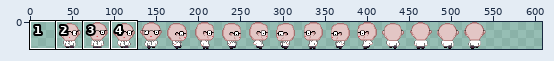
Sprite sheet -- Assets/character.png. Above: a wide view before the commit, with the close-up outlined.
Close-up. Earlier state:
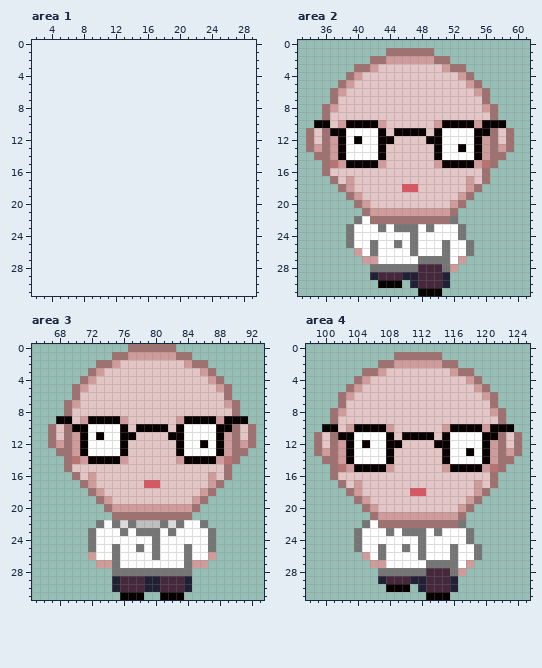
The file is 512x32 pixels. Shown: area 1: x 2..29, y 0..31; area 2: x 33..61, y 0..31; area 3: x 65..93, y 0..31; area 4: x 98..125, y 0..31. The old version is drawn lined up with the new one, on the new canvas. The commit also changed other parts of the picture, which this record leaves out.
After:
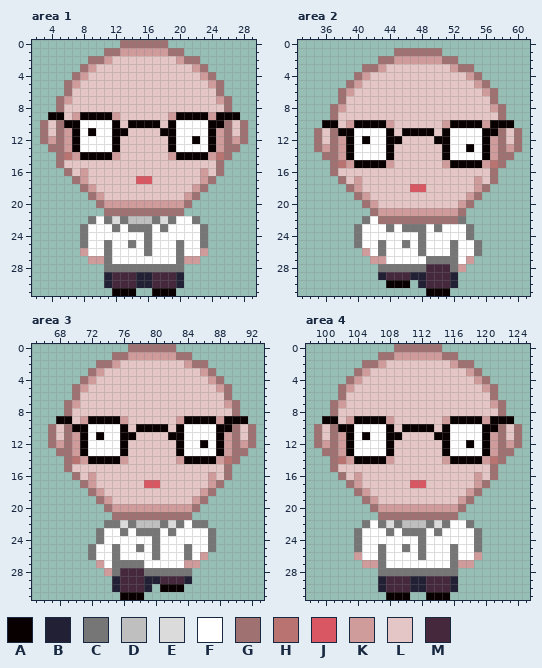
Palette (. is transparent): A #080000  B #222034  C #767676  D #bfbfbf  E #dbdbdb  F #ffffff  G #9f7271  H #b97371  J #d95763  K #cf9c9b  L #e3c6c5  M #45283c
Diff:
canvas 512x32 -> 608x32, the old top-left corner now at 32,0
Area 1:
y 0: x 13..18 ...... -> GGGGGG
y 1: x 11..20 .......... -> GGKKKKKKGG
y 2: x 9..22 .............. -> GGKLLLLLLLLKGG
y 3: x 8..23 ................ -> GKLLLLLLLLLLLLKG
y 4: x 7..24 .................. -> GKLLLLLLLLLLLLLLKG
y 5: x 6..25 .................... -> GKLLLLLLLLLLLLLLLLKG
y 6: x 6..25 .................... -> GLLLLLLLLLLLLLLLLLLG
y 7: x 5..26 ...................... -> GKLLLLLLLLLLLLLLLLLLKG
y 8: x 5..26 ...................... -> GLLLLLLLLLLLLLLLLLLLLG
y 9: x 4..27 ........................ -> AALKAAAAKLLLLLLKAAAAKAAA
y 10: x 3..28 .......................... -> GLGAAFFFFALAAAALAFFFFAAGLG
y 11: x 3..28 .......................... -> GLGKAFAFFAALLLLAAFFFFAKGLG
y 12: x 3..28 .......................... -> GKGKAFFFFALLLLLLAFFAFAKGKG
y 13: x 4..27 ........................ -> GGKAFFFFALLLLLLAFFFFAKGG
y 14: x 5..26 ...................... -> GHKAAAAKLLLLLLKAAAAKHG
y 15: x 5..25 ..................... -> GLLLLLLLLLLLLLLLLLLLG
y 16: x 6..25 .................... -> GLKLLLLLLLLLLLLLLKLG
y 17: x 7..24 .................. -> GKLLLLLLJJLLLLLLKG
y 18: x 8..23 ................ -> GKLLLLLLLLLLLLKG
y 19: x 9..22 .............. -> GKLLLLLLLLLLKG
y 20: x 10..21 ............ -> GKKKKKKKKKKG
y 21: x 11..20 .......... -> GGGGGGGGGG
y 22: x 9..22 .............. -> CFCECDDDCECFFC
y 23: x 8..23 ................ -> CFFFCFCCCFCFFFFC
y 24: x 8..23 ................ -> CFFFFFFFCFFFFFFC
y 25: x 8..23 ................ -> CFFCFFCFCFFFCFFC
y 26: x 8..23 ................ -> KFFCFFFFCFFFCFFK
y 27: x 9..22 .............. -> KKCFFFFFFFFCKK
y 28: x 11..20 .......... -> CCCCCCCCCC
y 29..30: x 11..20 .......... -> BMMMBBMMMB
y 31: x 12..14 ... -> AAA; x 17..19 ... -> AAA
Area 2:
y 1: x 44 G -> .; x 50 . -> G
y 2: x 42 G -> .; x 44 K -> G; x 50 G -> K; x 52 . -> G
y 3: x 40 G -> .; x 42..43 KL -> GK; x 51..52 KG -> LK; x 54 . -> G
y 4: x 39..41 GKL -> .GK; x 53..55 KG. -> LKG
y 5: x 38..40 GKL -> .GK; x 54..56 KG. -> LKG
y 6: x 37..39 GKL -> .GK; x 55..57 KG. -> LKG
y 7: x 37..38 GL -> .G; x 56..57 G. -> LG
y 8: x 36..38 GKL -> .GK; x 56..58 KG. -> LKG
y 9: x 36..37 GL -> .G; x 57..58 G. -> LG
y 10: x 35 A -> .; x 37..39 LKA -> ALK; x 43..44 KL -> AK; x 50..51 KA -> LK; x 55..56 KA -> AK; x 59 . -> A
y 11: x 34..37 GLGA -> .GLG; x 39 F -> A; x 43..45 ALA -> FAL; x 49..51 LAF -> ALA; x 55 A -> F; x 57..60 GLG. -> AGLG
y 12: x 34..41 GLGKAFAF -> .GLGKAFA; x 43 A -> F; x 45 L -> A; x 49 A -> L; x 51 F -> A; x 55..60 AKGLG. -> FAKGLG
y 13: x 34..39 GKGKAF -> .GKGKA; x 43..44 AL -> FA; x 50..51 AF -> LA; x 53..60 AFAKGKG. -> FAFAKGKG
y 14: x 35 G -> .; x 37..39 KAF -> GKA; x 43..44 AL -> FA; x 50..51 AF -> LA; x 55..57 AKG -> FAK; x 59 . -> G
y 15: x 36..39 GHKA -> .GHK; x 43..44 KL -> AK; x 50..51 KA -> LK; x 55..58 KHG. -> AKHG
y 16: x 36..37 GL -> .G; x 56..57 G. -> LG
y 17: x 37..40 GLKL -> .GLK; x 54..57 KLG. -> LKLG
y 18: x 38..40 GKL -> .GK; x 46 J -> L; x 48 L -> J; x 54..56 KG. -> LKG
y 19: x 39..41 GKL -> .GK; x 53..55 KG. -> LKG
y 20: x 40..42 GKL -> .GK; x 52..54 KG. -> LKG
y 21: x 41..42 GK -> .G; x 52..53 G. -> KG
y 22: x 40..42 CFG -> .CF; x 52..53 C. -> GC
y 23: x 39..40 CF -> .C; x 43..45 CFC -> FCF; x 48..50 FCF -> CFC; x 53..54 C. -> FC
y 24: x 39..40 CF -> .C; x 47..48 CF -> FC; x 53..54 C. -> FC
y 25: x 39..40 CF -> .C; x 42..43 CF -> FC; x 45..48 CFCF -> FCFC; x 51..52 CF -> FC; x 54..55 C. -> FC
y 26: x 40..43 KFCF -> .KFC; x 47..48 CF -> FC; x 51..52 CF -> FC; x 54..55 C. -> FC
y 27: x 41 K -> .; x 43 F -> K; x 48 C -> F; x 52..54 FK. -> CFK
y 28: x 42 C -> .; x 48 M -> C; x 51..53 CK. -> MCK
y 29: x 42..43 BM -> .B; x 46 B -> M; x 48 M -> B; x 51..52 B. -> MB
y 30: x 43 A -> .; x 46..48 .BM -> A.B; x 51..52 B. -> MB
y 31: x 48 A -> .; x 51 . -> A
Area 3:
y 22: x 73..74 CF -> .C; x 85 F -> C
y 23..24: x 72..73 CF -> .C
y 26: x 72 K -> C; x 86..87 FK -> K.
y 27: x 74 K -> F; x 76..78 FFF -> CCC; x 84 C -> K; x 86 K -> .
y 28: x 74 . -> K; x 76..78 CCC -> MMM
y 30: x 80..84 BMMMB -> .AAA.
y 31: x 81..83 AAA -> ...
Area 4:
y 0: x 109..114 ...... -> GGGGGG
y 1: x 107..116 ..GGGGGG.. -> GGKKKKKKGG
y 2: x 105..118 ..GGKKKKKKGG.. -> GGKLLLLLLLLKGG
y 3: x 104..107 .GGK -> GKLL; x 116..119 KGG. -> LLKG
y 4: x 103..105 .GK -> GKL; x 118..120 KG. -> LKG
y 5: x 102..104 .GK -> GKL; x 119..121 KG. -> LKG
y 6: x 103 K -> L; x 120 K -> L
y 7: x 101..102 .G -> GK; x 121..122 G. -> KG
y 8: x 102 K -> L; x 121 K -> L
y 9: x 100..101 .G -> AA; x 103..108 LLLLLL -> KAAAAK; x 115..123 LLLLLLLG. -> KAAAAKAAA
y 10: x 99..108 .AALKAAAAK -> GLGAAFFFFA; x 110..113 LLLL -> AAAA; x 115..120 KAAAAK -> AFFFFA; x 122..124 AA. -> GLG
y 11: x 102 A -> K; x 105 F -> A; x 109..114 LAAAAL -> ALLLLA; x 121 A -> K
y 12: x 100 L -> K; x 105 A -> F; x 109 A -> L; x 114 A -> L; x 118 F -> A; x 123 L -> K
y 13: x 99..100 GK -> .G; x 118 A -> F; x 123..124 KG -> G.
y 14: x 100 G -> .; x 102..108 KAFFFFA -> HKAAAAK; x 115..121 AFFFFAK -> KAAAAKH; x 123 G -> .
y 15: x 102..108 HKAAAAK -> LLLLLLL; x 115..122 KAAAAKHG -> LLLLLLG.
y 16: x 101..102 GL -> .G; x 104 L -> K; x 119 L -> K
y 17: x 102..103 GL -> .G; x 111..112 LL -> JJ; x 120..121 LG -> G.
y 18: x 103..105 GKL -> .GK; x 111..112 JJ -> LL; x 118..120 LKG -> KG.
y 19: x 104..106 GKL -> .GK; x 117..119 LKG -> KG.
y 20: x 105..118 GKLLLLLLLLLLKG -> .GKKKKKKKKKKG.
y 21: x 106..117 GKKKKKKKKKKG -> .GGGGGGGGGG.
y 22: x 107..118 GGGGGGGGGGC. -> CECDDDCECFFC
y 23..24: x 118..119 C. -> FC
y 26: x 104..105 .K -> KF; x 119 C -> K
y 27: x 105 . -> K; x 107 K -> C; x 113..115 CCC -> FFF; x 117 F -> K
y 28: x 113..115 MMM -> CCC; x 117 K -> .
y 30: x 107..111 .AAA. -> BMMMB
y 31: x 108..110 ... -> AAA
Changed places in both close-ups, as pixel boxes (x1, y1, x2, y2):
added: (40, 40, 248, 296)
changed: (306, 48, 522, 296)
changed: (88, 520, 216, 600)
changed: (314, 344, 522, 600)
